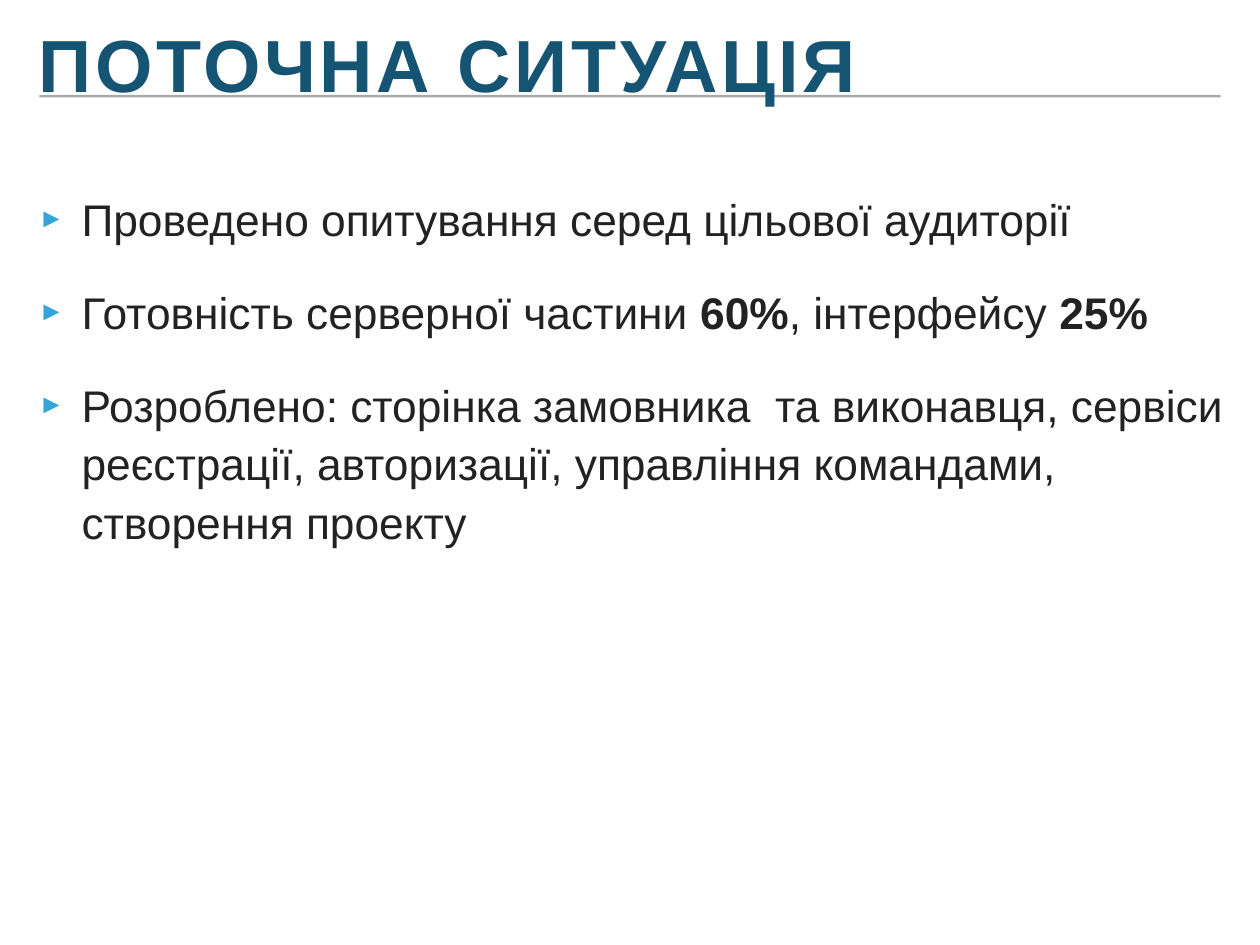
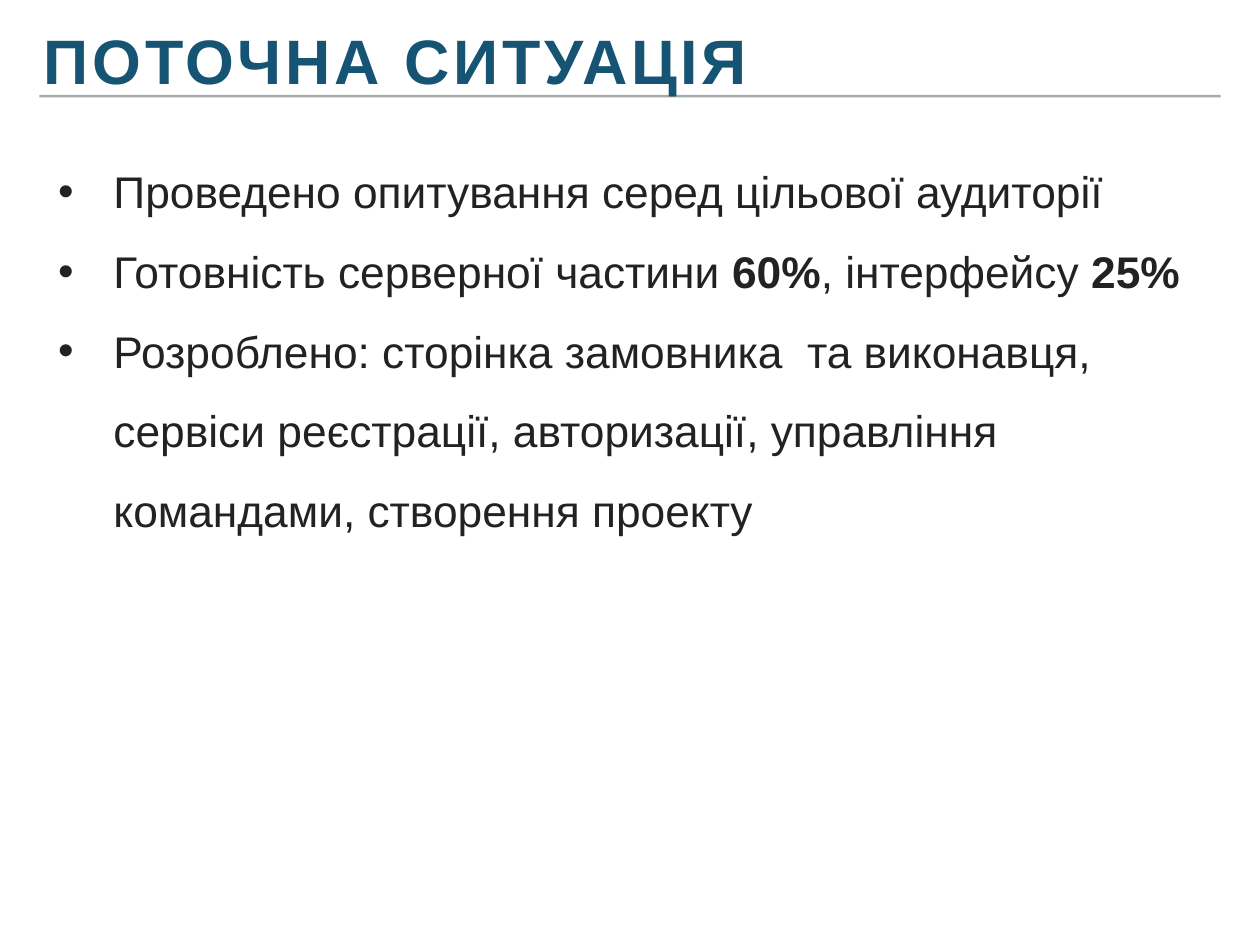
Before and after one commit to Frozen-Team/summercamp, a slide deck: slide 8 of presentation/Presentation_edited.pptx. Drawn at 1260x945 pixels with LibreOffice and Linux fonts; fonts in the diff are those of the drawing. Boxes give left, top, right and bottom in pixels: in the first picture for what was removed or moved away, otherwise in the second. Text is boxed around its words. In the diff, an @@ line names an element or a change of style, - is before the commit and + after.

```diff
--- a/presentation/Presentation_edited.pptx
+++ b/presentation/Presentation_edited.pptx
@@ text "ПОТОЧНА СИТУАЦІЯ" at bbox=[44, 40, 746, 95]: size 60 to 51 pt @@
@@ text "Проведено опитування серед цільової аудиторії": place and size @@
-text "Проведено опитування серед цільової аудиторії" at bbox=[82, 204, 1223, 547]
+text "Проведено опитування серед цільової аудиторії" at bbox=[113, 176, 1180, 536]
@@ text "Проведено опитування серед цільової аудиторії" at bbox=[113, 176, 1180, 536]: bullet ► to •; line spacing 1.1 to 1.5; less space between paragraphs @@
```
Also in this commit, not shown: 8 other slides changed.
